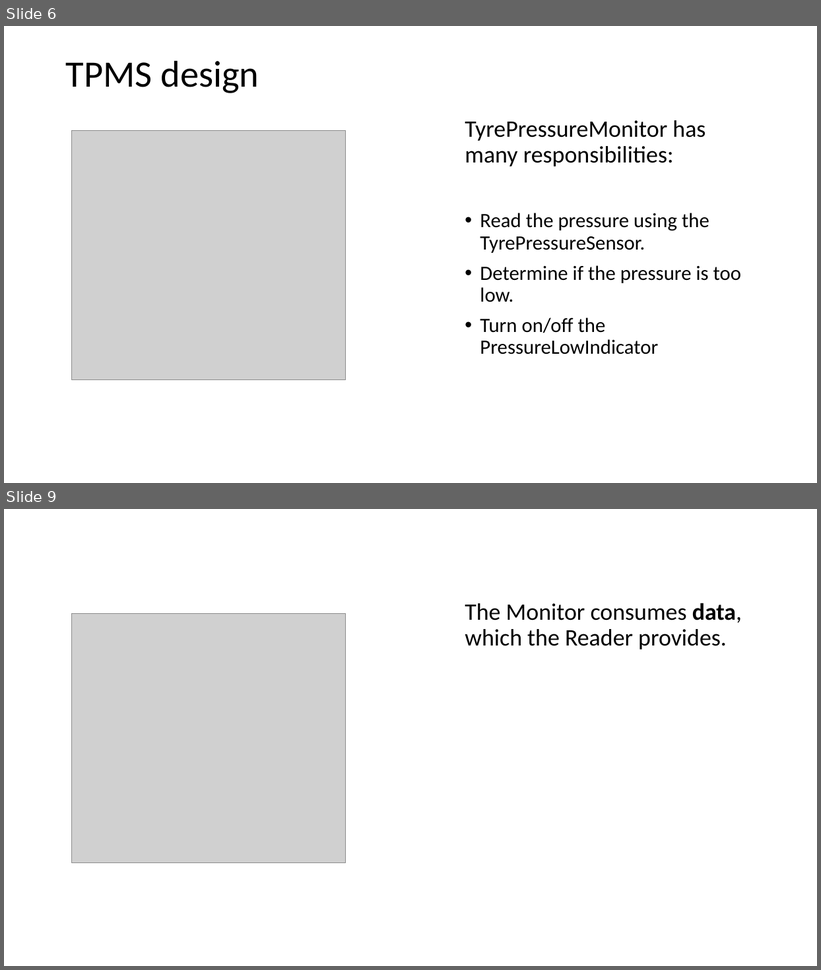
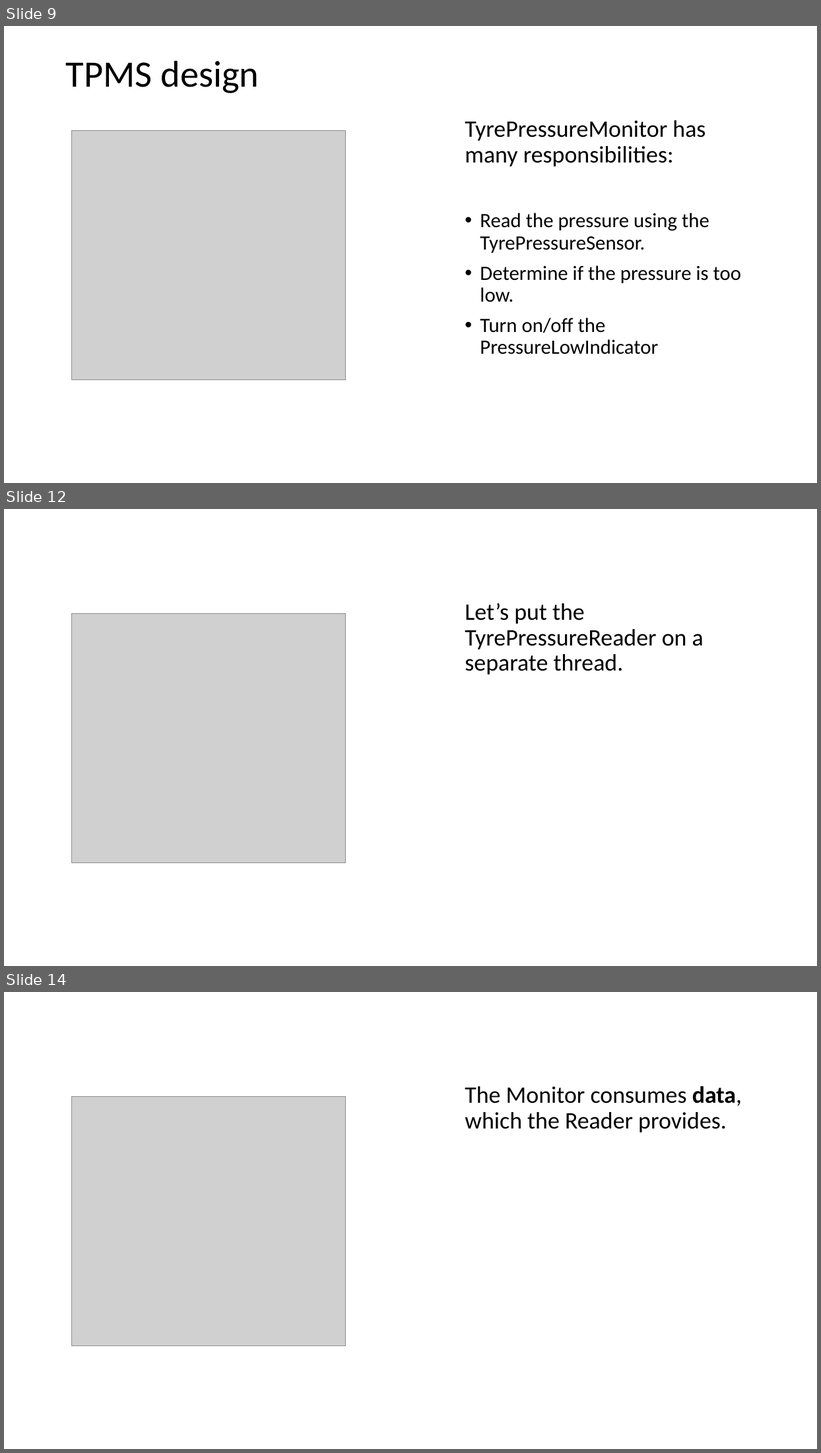
Before and after one commit to codesmurf/st3its3_teaching, a slide deck: 08 Thread Synchronization 2/Thread Synchronization pt 2.pptx. Shown one above the other, each under a label of ours: slides 6 and 9 before the commit, slides 9, 12 and 14 after it; the slides between them are not shown. The pictures are 821x970 and 821x1453 pixels, drawn with LibreOffice and Linux fonts; fonts in the diff are those of the drawing; grey boxes stand for pictures. Boxes give left, top, right and bottom in pixels: in the first picture for what was removed or moved away, otherwise in the second. Text is boxed around its words. In the diff, an @@ line names an element or a change of style, - is before the commit and + after.

Commit message:
slides update to thread sync pt 2

```diff
--- a/08 Thread Synchronization 2/Thread Synchronization pt 2.pptx
+++ b/08 Thread Synchronization 2/Thread Synchronization pt 2.pptx
@@ slide 12 added at <box>4,509,817,966</box>, background #FFFFFF @@
@@ text added at <box>465,603,704,675</box>, 28 pt, text #000000 @@
+Let’s put the TyrePressureReader on a separate thread.
@@ picture added at <box>72,613,346,863</box> @@
@@ what was slide 6 is now slide 9 @@
@@ what was slide 9 is now slide 14 @@
```
Also in this commit, not shown: 14 slides changed, 18 other slides added, 1 other file.
